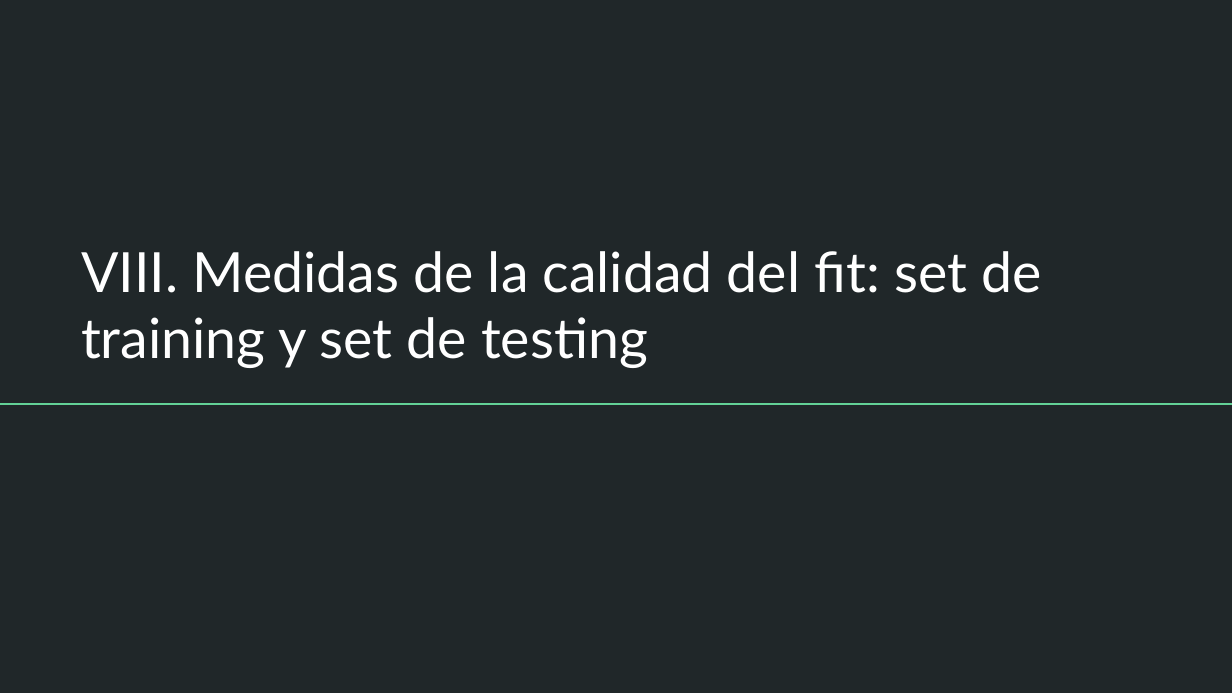
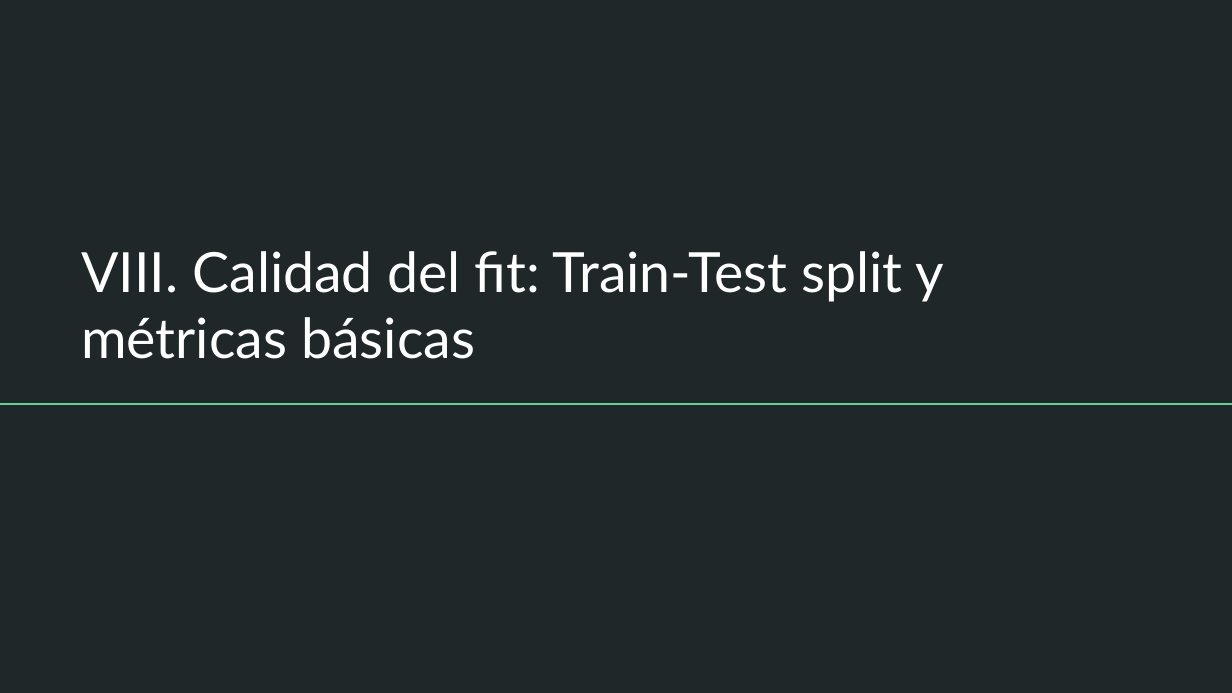
Before and after one commit to DCSCyHD/2023_modulo_3, a slide deck: slide 34 of clase1/teorica_1.pptx. Drawn at 1232x693 pixels with LibreOffice and Linux fonts; fonts in the diff are those of the drawing. Boxes give left, top, right and bottom in pixels: in the first picture for what was removed or moved away, otherwise in the second. Text is boxed around its words. In the diff, an @@ line names an element or a change of style, - is before the commit and + after.

```diff
--- a/clase1/teorica_1.pptx
+++ b/clase1/teorica_1.pptx
@@ title at [81, 251, 944, 359]: text changed @@
-VIII. Medidas de la calidad del fit: set de training y set de testing
+VIII. Calidad del fit: Train-Test split y métricas básicas
```
Also in this commit, not shown: 2 other slides changed, 3 slides added, 5 other files.
